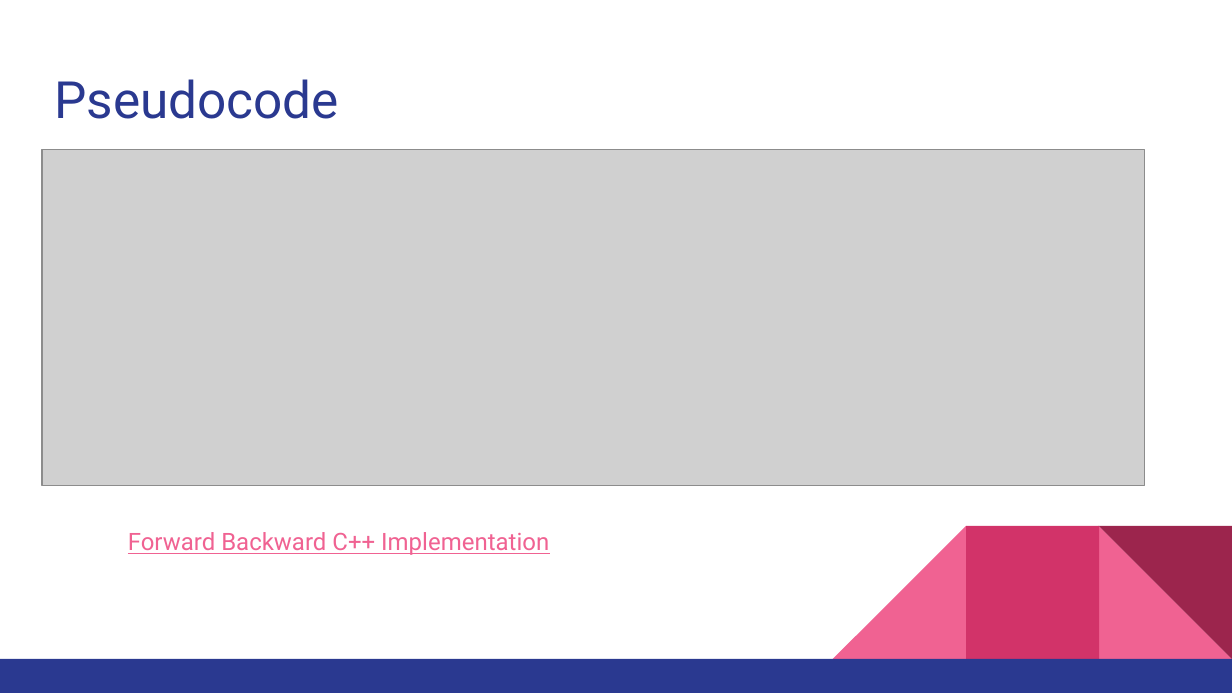
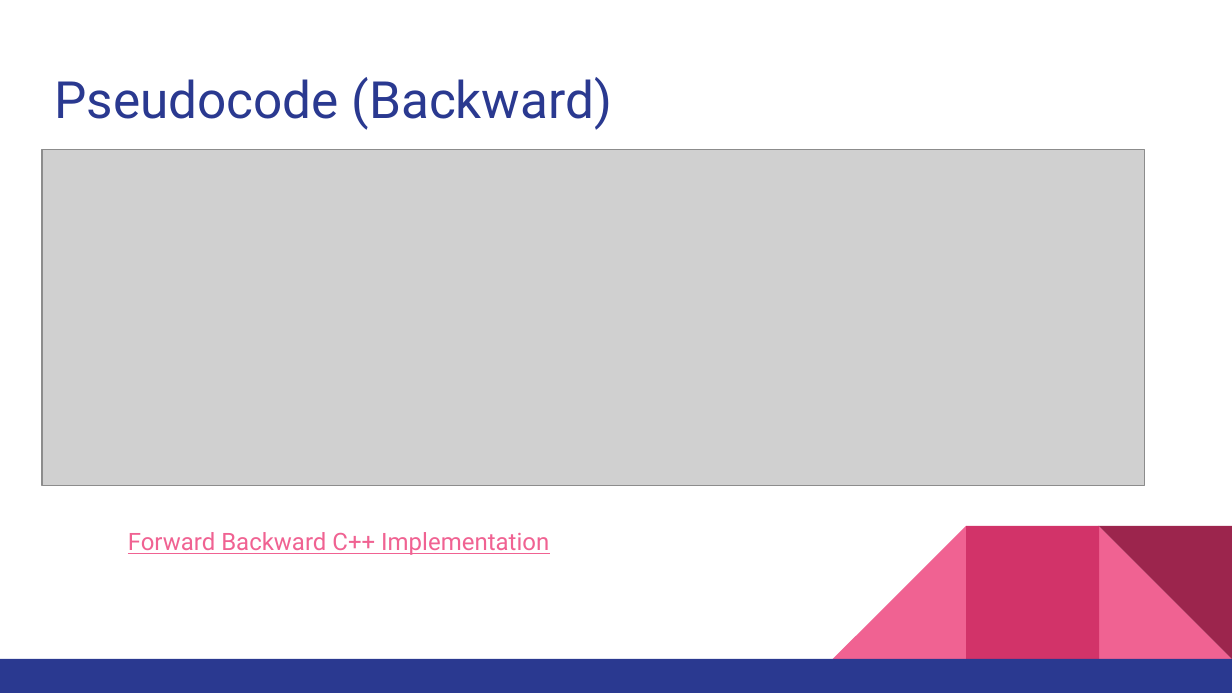
Before and after one commit to YasasviPeruvemba/DesignAndAnalysisOfAlgorithmsProject, a slide deck: slide 18 of CS254 Algo Project.pptx (slide 8 before the commit). Drawn at 1232x693 pixels with LibreOffice and Linux fonts; fonts in the diff are those of the drawing; grey boxes stand for pictures. Boxes give left, top, right and bottom in pixels: in the first picture for what was removed or moved away, otherwise in the second. Text is boxed around its words. In the diff, an @@ line names an element or a change of style, - is before the commit and + after.

```diff
--- a/CS254 Algo Project.pptx
+++ b/CS254 Algo Project.pptx
@@ title at bbox=[54, 77, 612, 130]: text changed @@
-Pseudocode
+Pseudocode (Backward)
```
Also in this commit, not shown: 7 other slides changed, 17 slides added, 2 slides removed.
